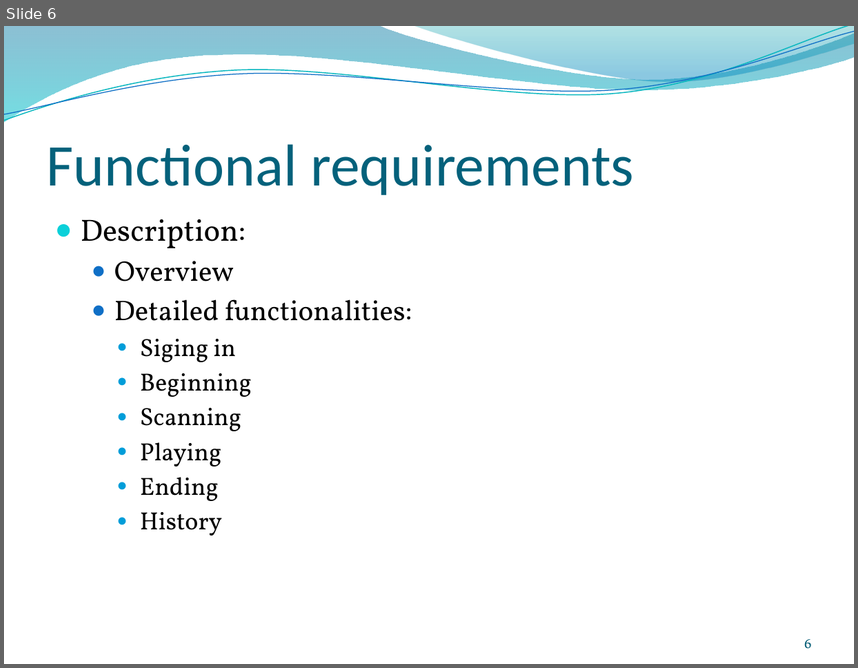
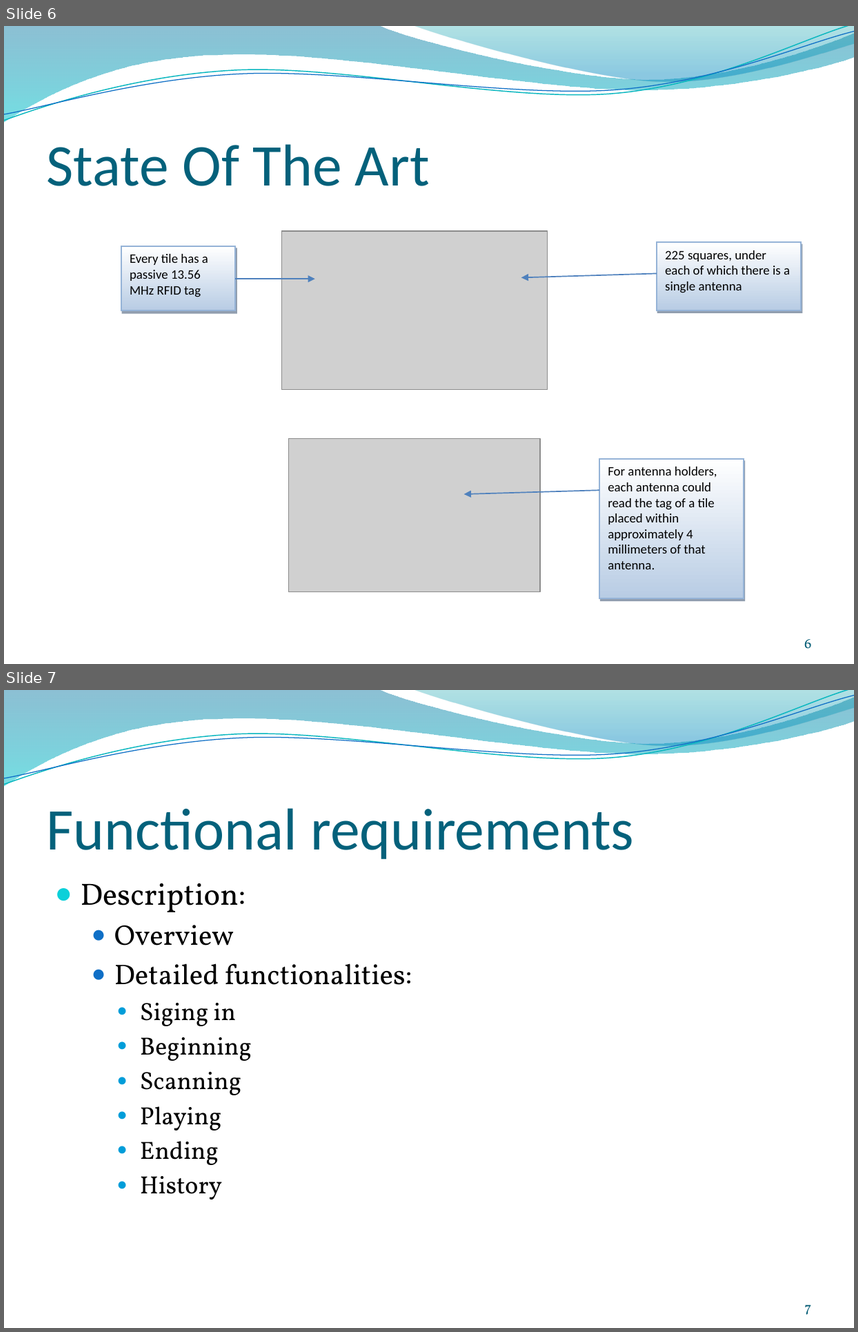
Before and after one commit to anbrous/project, a slide deck: Blue_weasel/blueweasel_docs/presentation/Pre-soutenance Projet Blue Weasel.pptx. Shown one above the other, each under a label of ours: slide 6 before the commit, slides 6 and 7 after it. The pictures are 858x668 and 858x1332 pixels, drawn with LibreOffice and Linux fonts; fonts in the diff are those of the drawing; grey boxes stand for pictures; background and template pictures are left out. Boxes give left, top, right and bottom in pixels: in the first picture for what was removed or moved away, otherwise in the second. Text is boxed around its words. In the diff, an @@ line names an element or a change of style, - is before the commit and + after.

```diff
--- a/Blue_weasel/blueweasel_docs/presentation/Pre-soutenance Projet Blue Weasel.pptx
+++ b/Blue_weasel/blueweasel_docs/presentation/Pre-soutenance Projet Blue Weasel.pptx
@@ slide 6 added at <box>4,26,854,664</box>, background picture (left out); not listed: 4 template elements that a slide beside it also shows @@
@@ title added at <box>47,144,430,186</box>, 50 pt, text #04617B @@
+State Of The Art
@@ picture added at <box>282,231,547,389</box> @@
@@ rectangle added at <box>121,246,235,311</box>, fill gradient #FFFFFF to #B8CCE4, outline #95B3D7 1 pt, 11 pt, text #000000 @@
+Every tile has a passive 13.56 MHz RFID tag
@@ rectangle added at <box>657,242,802,310</box>, fill gradient #FFFFFF to #B8CCE4, outline #95B3D7 1 pt, 11 pt, text #000000 @@
+225 squares, under each of which there is a single antenna
@@ arrow added from (657, 274) to (522, 278), #4F81BD 1 pt @@
@@ arrow added from (235, 279) to (315, 279), #4F81BD 1 pt @@
@@ picture added at <box>289,439,540,591</box> @@
@@ rectangle added at <box>600,459,744,598</box>, fill gradient #FFFFFF to #B8CCE4, outline #95B3D7 1 pt, 11 pt, text #000000 @@
+For antenna holders, each antenna could read the tag of a tile placed within approximately 4 millimeters of that antenna.
@@ arrow added from (600, 490) to (464, 494), #4F81BD 1 pt @@
@@ page number added at <box>804,639,811,648</box>, 12 pt, text #045D75 @@
+6
@@ what was slide 6 is now slide 7 @@
@@ page number at <box>804,1304,811,1314</box>: text changed @@
-6
+7
```
Also in this commit, not shown: 3 slides changed, 2 other slides added, 2 slides removed.
